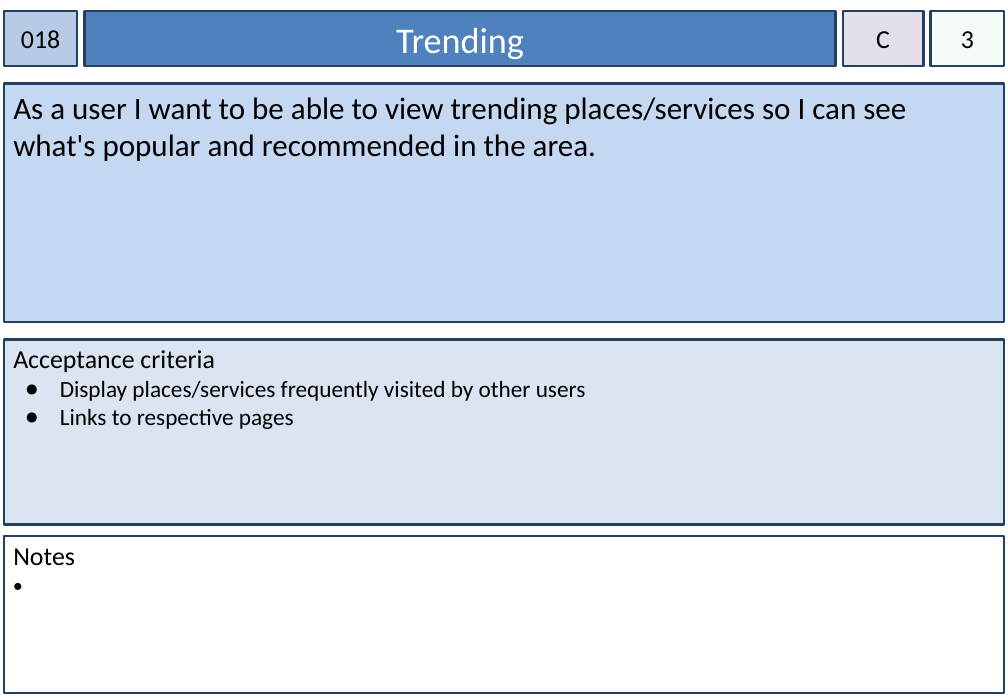
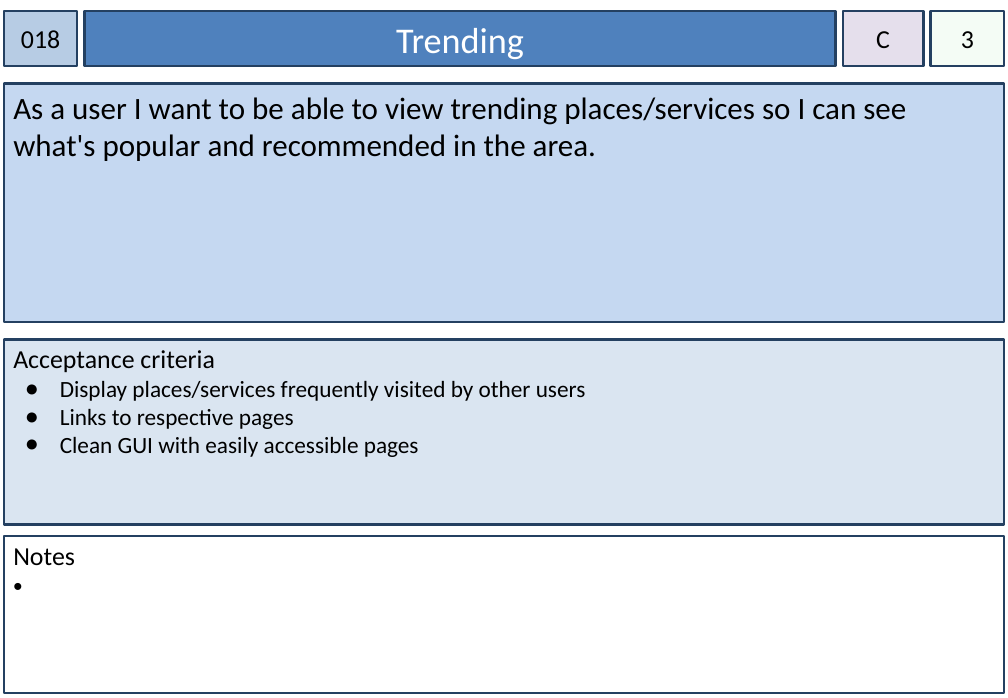
Before and after one commit to rickmccasker/IFB299, a slide deck: slide 20 of Documents/Story Cards.pptx. Drawn at 1008x698 pixels with LibreOffice and Linux fonts; fonts in the diff are those of the drawing. Boxes give left, top, right and bottom in pixels: in the first picture for what was removed or moved away, otherwise in the second. Text is boxed around its words. In the diff, an @@ line names an element or a change of style, - is before the commit and + after.

```diff
--- a/Documents/Story Cards.pptx
+++ b/Documents/Story Cards.pptx
@@ text in rectangle at box(60, 437, 419, 457): paragraph added @@
+● Clean GUI with easily accessible pages
```
Also in this commit, not shown: 15 other slides changed, 1 slide added, 22 other files.
